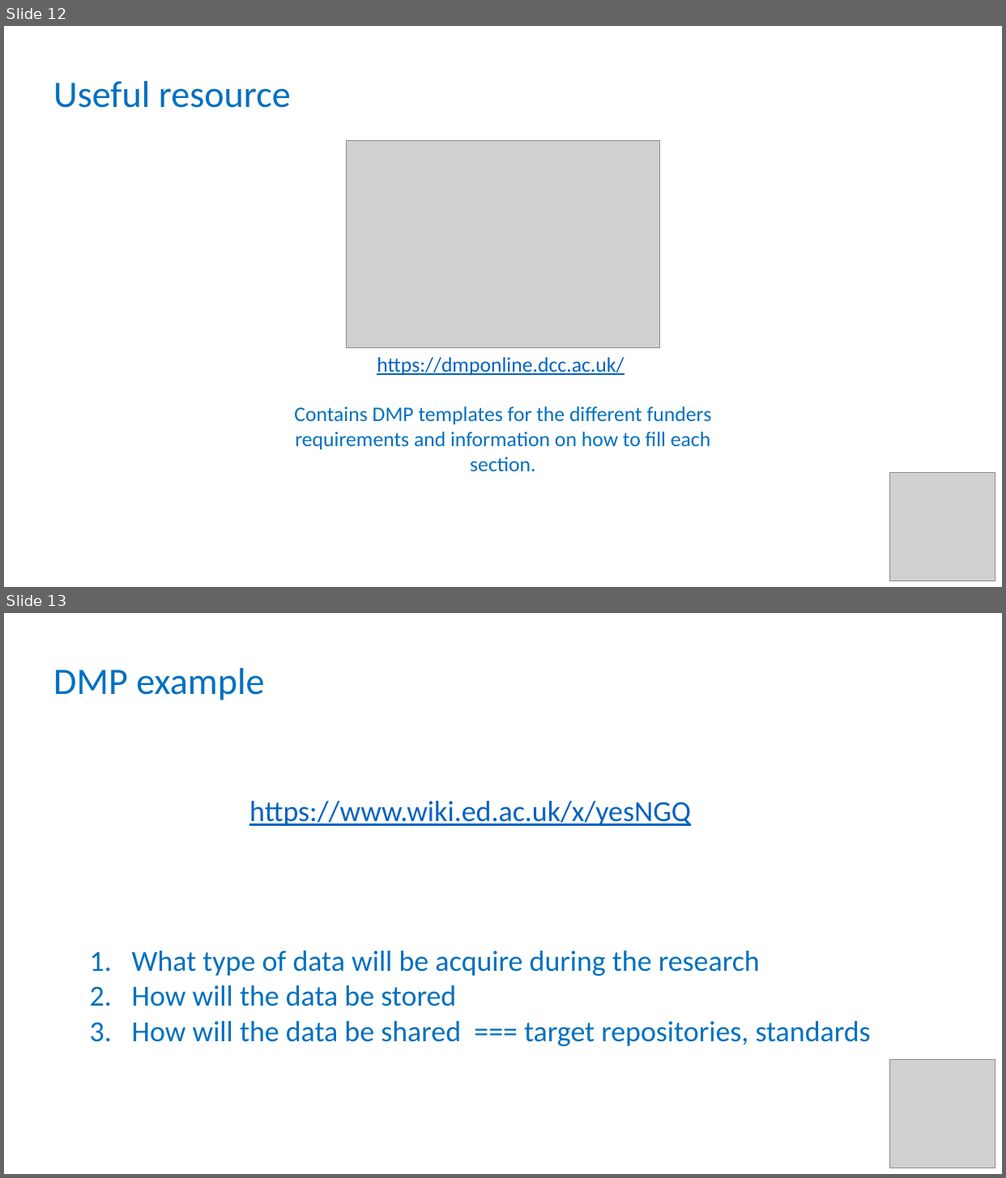
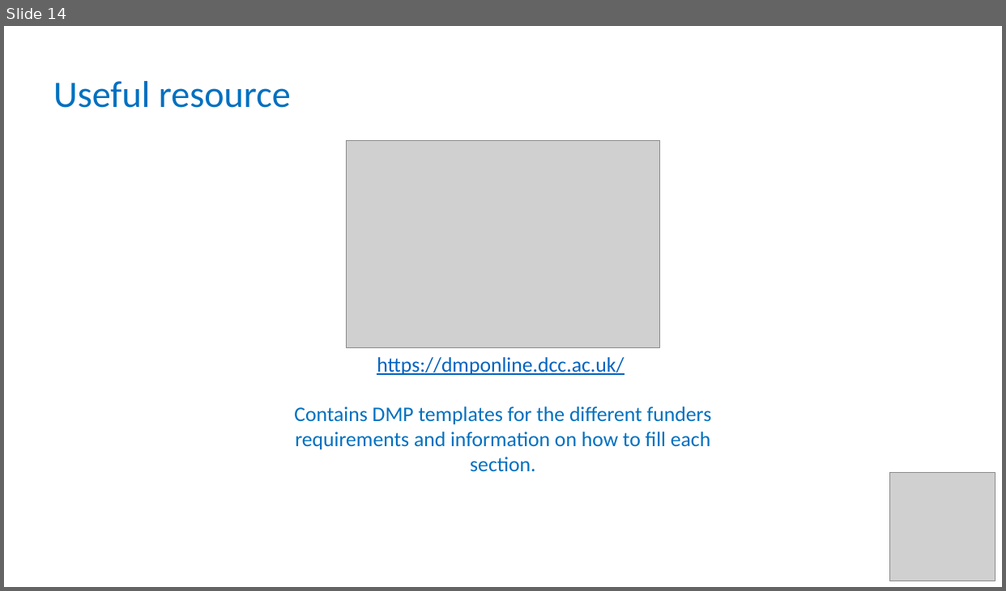
Before and after one commit to tobyhodges/probable-enigma, a slide deck: instructors/06-Wrapping_up.pptx. Shown one above the other, each under a label of ours: slides 12 and 13 before the commit, slide 14 after it. The pictures are 1006x1178 and 1006x591 pixels, drawn with LibreOffice and Linux fonts; fonts in the diff are those of the drawing; grey boxes stand for pictures. Boxes give left, top, right and bottom in pixels: in the first picture for what was removed or moved away, otherwise in the second. Text is boxed around its words. In the diff, an @@ line names an element or a change of style, - is before the commit and + after.

```diff
--- a/instructors/06-Wrapping_up.pptx
+++ b/instructors/06-Wrapping_up.pptx
@@ slide 13 removed at box(4, 613, 1002, 1174), background #FFFFFF @@
@@ text removed at box(53, 668, 264, 700) @@
-DMP example
@@ text removed at box(249, 801, 691, 826) @@
-https://www.wiki.ed.ac.uk/x/yesNGQ
@@ text removed at box(132, 951, 871, 1046) @@
-1. What type of data will be acquire during the research
-2. How will the data be stored
-3. How will the data be shared === target repositories, standards
@@ picture removed at box(889, 1060, 995, 1169) @@
@@ what was slide 12 is now slide 14 @@
```
Also in this commit, not shown: 1 slide changed, 3 slides added, 4 other slides removed, 1 other file.
